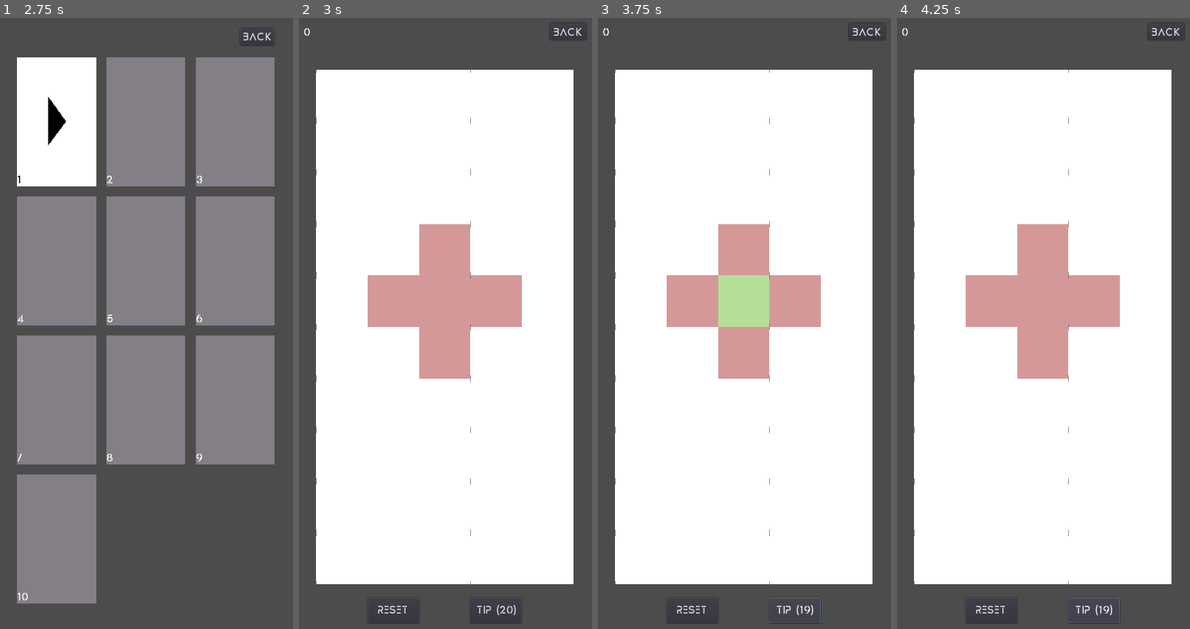
Above: before the commit, frames 1-4 (left to right).
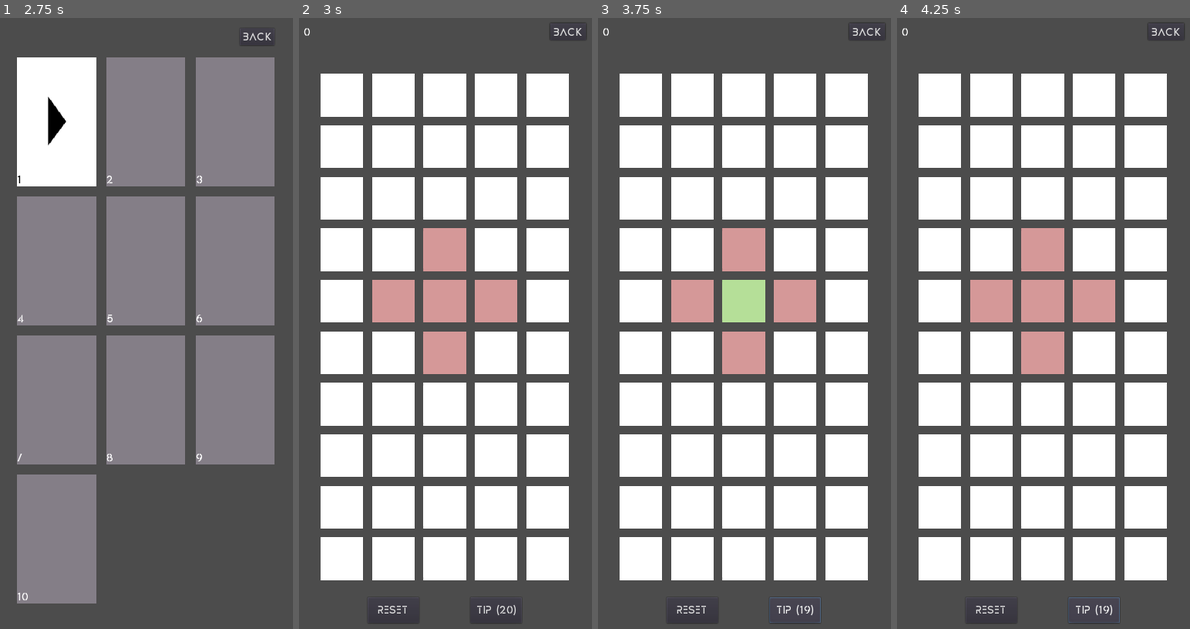
Above: after the commit, the same moments.

Repository: sisipun/SleepyCity
Game: Godot game, scene res://scenes/menu/MainMenu.tscn
Two runs of this game, one before a commit and one after it. Both use one fixed random seed, a clock stepped at 60 frames per second and the inputs below.
Inputs (mouse positions are in pixels of both pictures, inside the frame that each line leads up to):
- Up to frame 1 (2.75 s): click "Start" at 0.5 s; click "Back" at 1.25 s; click "Start" at 2 s
- Up to frame 2 (3 s): tap Enter at 2.75 s; move the mouse to (354, 121) at 2.77 s; click (354, 121) at 2.92 s
- Up to frame 3 (3.75 s): click "Tip (20)" at 3.5 s
- Up to frame 4 (4.25 s): no input

Frame 1 is identical in both runs. In frame 2, 23% of the frame differs, in the area x 5-94%, y 8-93%; in frame 3, 23%; in frame 4, 23%.

Commit message:
cell margin

Diff:
--- a/scenes/level/Cell.tscn
+++ b/scenes/level/Cell.tscn
@@ -6,73 +6,8 @@
 [ext_resource path="res://assets/alive_cell.png" type="Texture" id=4]
 [ext_resource path="res://assets/tip_cell.png" type="Texture" id=5]
 
-[sub_resource type="RectangleShape2D" id=1]
+[sub_resource type="RectangleShape2D" id=28]
 extents = Vector2( 64, 64 )
-
-[sub_resource type="AtlasTexture" id=2]
-flags = 4
-atlas = ExtResource( 3 )
-region = Rect2( 0, 0, 128, 128 )
-
-[sub_resource type="AtlasTexture" id=3]
-flags = 4
-atlas = ExtResource( 3 )
-region = Rect2( 128, 0, 128, 128 )
-
-[sub_resource type="AtlasTexture" id=4]
-flags = 4
-atlas = ExtResource( 3 )
-region = Rect2( 256, 0, 128, 128 )
-
-[sub_resource type="AtlasTexture" id=5]
-flags = 4
-atlas = ExtResource( 3 )
-region = Rect2( 384, 0, 128, 128 )
-
-[sub_resource type="AtlasTexture" id=6]
-flags = 4
-atlas = ExtResource( 3 )
-region = Rect2( 512, 0, 128, 128 )
-
-[sub_resource type="AtlasTexture" id=7]
-flags = 4
-atlas = ExtResource( 3 )
-region = Rect2( 640, 0, 128, 128 )
-
-[sub_resource type="AtlasTexture" id=8]
-flags = 4
-atlas = ExtResource( 3 )
-region = Rect2( 768, 0, 128, 128 )
-
-[sub_resource type="AtlasTexture" id=9]
-flags = 4
-atlas = ExtResource( 3 )
-region = Rect2( 896, 0, 128, 128 )
-
-[sub_resource type="AtlasTexture" id=10]
-flags = 4
-atlas = ExtResource( 3 )
-region = Rect2( 1024, 0, 128, 128 )
-
-[sub_resource type="AtlasTexture" id=11]
-flags = 4
-atlas = ExtResource( 3 )
-region = Rect2( 1152, 0, 128, 128 )
-
-[sub_resource type="AtlasTexture" id=12]
-flags = 4
-atlas = ExtResource( 3 )
-region = Rect2( 1280, 0, 128, 128 )
-
-[sub_resource type="AtlasTexture" id=13]
-flags = 4
-atlas = ExtResource( 3 )
-region = Rect2( 1408, 0, 128, 128 )
-
-[sub_resource type="AtlasTexture" id=14]
-flags = 4
-atlas = ExtResource( 3 )
-region = Rect2( 1536, 0, 128, 128 )
 
 [sub_resource type="AtlasTexture" id=15]
 flags = 4
@@ -139,20 +74,85 @@
 atlas = ExtResource( 4 )
 region = Rect2( 1536, 0, 128, 128 )
 
-[sub_resource type="SpriteFrames" id=28]
+[sub_resource type="AtlasTexture" id=29]
+flags = 4
+atlas = ExtResource( 3 )
+region = Rect2( 0, 0, 128, 128 )
+
+[sub_resource type="AtlasTexture" id=30]
+flags = 4
+atlas = ExtResource( 3 )
+region = Rect2( 128, 0, 128, 128 )
+
+[sub_resource type="AtlasTexture" id=31]
+flags = 4
+atlas = ExtResource( 3 )
+region = Rect2( 256, 0, 128, 128 )
+
+[sub_resource type="AtlasTexture" id=32]
+flags = 4
+atlas = ExtResource( 3 )
+region = Rect2( 384, 0, 128, 128 )
+
+[sub_resource type="AtlasTexture" id=33]
+flags = 4
+atlas = ExtResource( 3 )
+region = Rect2( 512, 0, 128, 128 )
+
+[sub_resource type="AtlasTexture" id=34]
+flags = 4
+atlas = ExtResource( 3 )
+region = Rect2( 640, 0, 128, 128 )
+
+[sub_resource type="AtlasTexture" id=35]
+flags = 4
+atlas = ExtResource( 3 )
+region = Rect2( 768, 0, 128, 128 )
+
+[sub_resource type="AtlasTexture" id=36]
+flags = 4
+atlas = ExtResource( 3 )
+region = Rect2( 896, 0, 128, 128 )
+
+[sub_resource type="AtlasTexture" id=37]
+flags = 4
+atlas = ExtResource( 3 )
+region = Rect2( 1024, 0, 128, 128 )
+
+[sub_resource type="AtlasTexture" id=38]
+flags = 4
+atlas = ExtResource( 3 )
+region = Rect2( 1152, 0, 128, 128 )
+
+[sub_resource type="AtlasTexture" id=39]
+flags = 4
+atlas = ExtResource( 3 )
+region = Rect2( 1280, 0, 128, 128 )
+
+[sub_resource type="AtlasTexture" id=40]
+flags = 4
+atlas = ExtResource( 3 )
+region = Rect2( 1408, 0, 128, 128 )
+
+[sub_resource type="AtlasTexture" id=41]
+flags = 4
+atlas = ExtResource( 3 )
+region = Rect2( 1536, 0, 128, 128 )
+
+[sub_resource type="SpriteFrames" id=42]
 animations = [ {
-"frames": [ SubResource( 2 ), SubResource( 3 ), SubResource( 4 ), SubResource( 5 ), SubResource( 6 ), SubResource( 7 ), SubResource( 8 ), SubResource( 9 ), SubResource( 10 ), SubResource( 11 ), SubResource( 12 ), SubResource( 13 ), SubResource( 14 ) ],
-"loop": false,
-"name": "dead",
-"speed": 60.0
-}, {
 "frames": [ SubResource( 15 ), SubResource( 16 ), SubResource( 17 ), SubResource( 18 ), SubResource( 19 ), SubResource( 20 ), SubResource( 21 ), SubResource( 22 ), SubResource( 23 ), SubResource( 24 ), SubResource( 25 ), SubResource( 26 ), SubResource( 27 ) ],
 "loop": false,
 "name": "alive",
 "speed": 60.0
+}, {
+"frames": [ SubResource( 29 ), SubResource( 30 ), SubResource( 31 ), SubResource( 32 ), SubResource( 33 ), SubResource( 34 ), SubResource( 35 ), SubResource( 36 ), SubResource( 37 ), SubResource( 38 ), SubResource( 39 ), SubResource( 40 ), SubResource( 41 ) ],
+"loop": false,
+"name": "dead",
+"speed": 60.0
 } ]
 
-[sub_resource type="SpriteFrames" id=29]
+[sub_resource type="SpriteFrames" id=43]
 animations = [ {
 "frames": [  ],
 "loop": false,
@@ -177,15 +177,15 @@
 
 [node name="Collision" type="CollisionShape2D" parent="."]
 z_index = 1
-shape = SubResource( 1 )
+shape = SubResource( 28 )
 
 [node name="Sprite" type="AnimatedSprite" parent="."]
 z_index = -3
-frames = SubResource( 28 )
+frames = SubResource( 42 )
 animation = "dead"
 
 [node name="EffectSprite" type="AnimatedSprite" parent="."]
 z_index = -2
-frames = SubResource( 29 )
+frames = SubResource( 43 )
 [connection signal="input_event" from="." to="." method="_on_input_event"]
 [connection signal="animation_finished" from="EffectSprite" to="." method="_on_effect_animation_finished"]
--- a/scripts/level/GameArea.gd
+++ b/scripts/level/GameArea.gd
@@ -16,8 +16,9 @@
 func _ready():
 	var cell_scene = load("res://scenes/level/Cell.tscn")
 	var screen_size = get_viewport_rect().size
-	var cell_width = (screen_size.x - 2 * position.x) / level.width
-	var cell_height = (screen_size.y - 2 * position.y) / level.height
+	var cell_margin = 1.2
+	var cell_width = (screen_size.x - 2 * position.x) / (cell_margin * level.width)
+	var cell_height = (screen_size.y - 2 * position.y) / (cell_margin * level.height)
 	for i in range(level.width):
 		map.append([])
 		for j in range(level.height):
@@ -25,8 +26,8 @@
 				i,
 				j,
 				Vector2(
-					cell_width / 2 + i * cell_width,
-					cell_height / 2 + j * cell_height
+					(cell_margin / 2) * cell_width + i * cell_margin * cell_width,
+					(cell_margin / 2) * cell_height + j * cell_margin * cell_height
 				),
 				Vector2(
 					cell_width,
